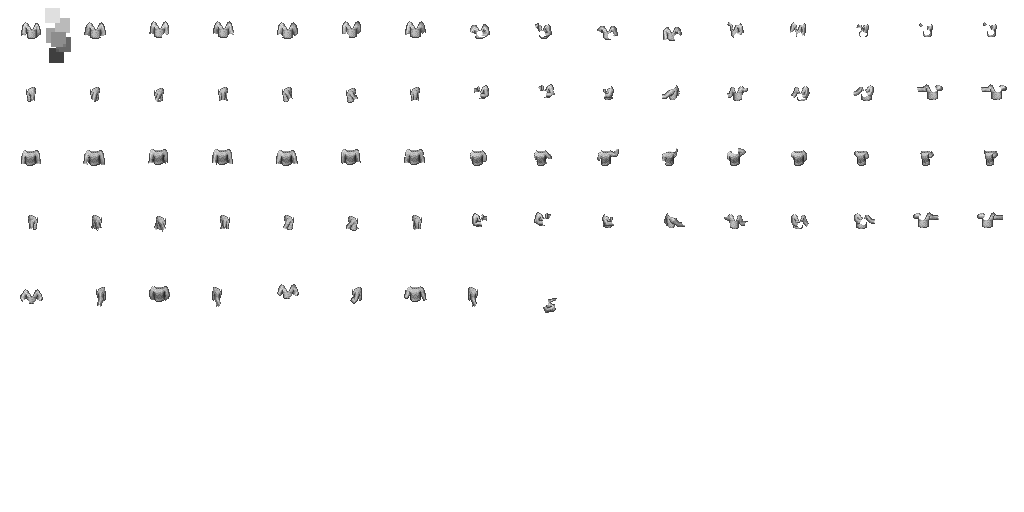
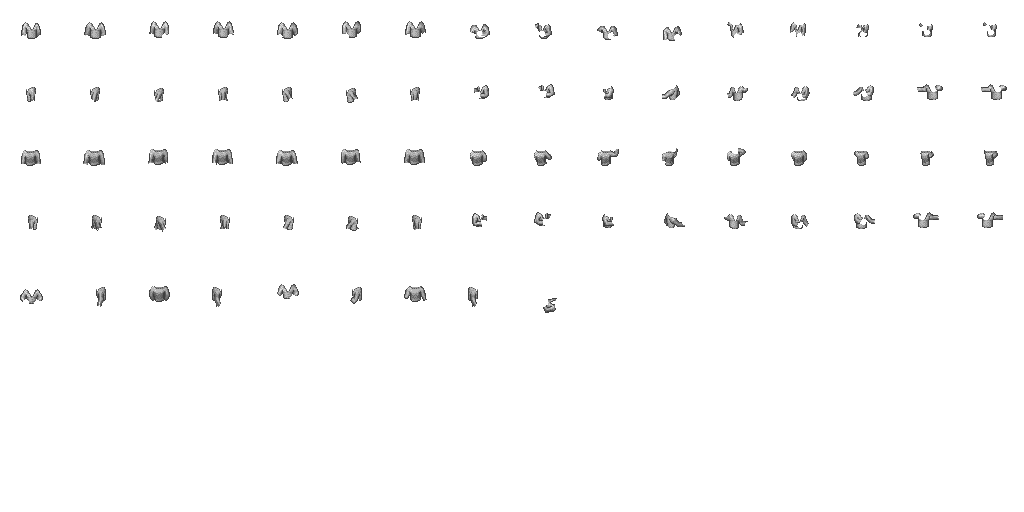
Layered file, before and after one edit (1024x512). Changes by layer:
hid "Color palette" over [45, 8, 71, 63]
showed "New Sprite", painted on it over [20, 21, 1006, 313]
hid "Old Sprite" over [20, 21, 1006, 313]
